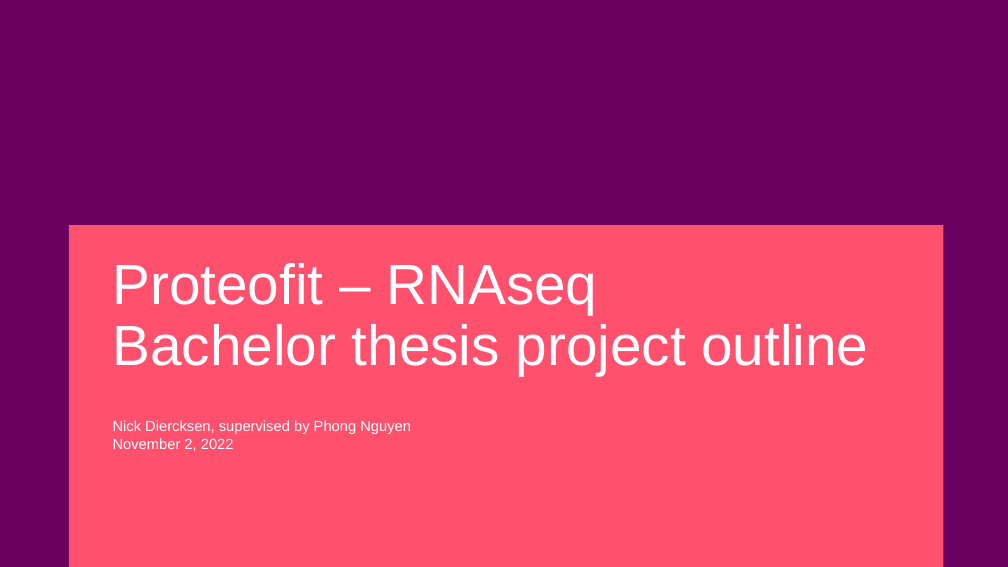
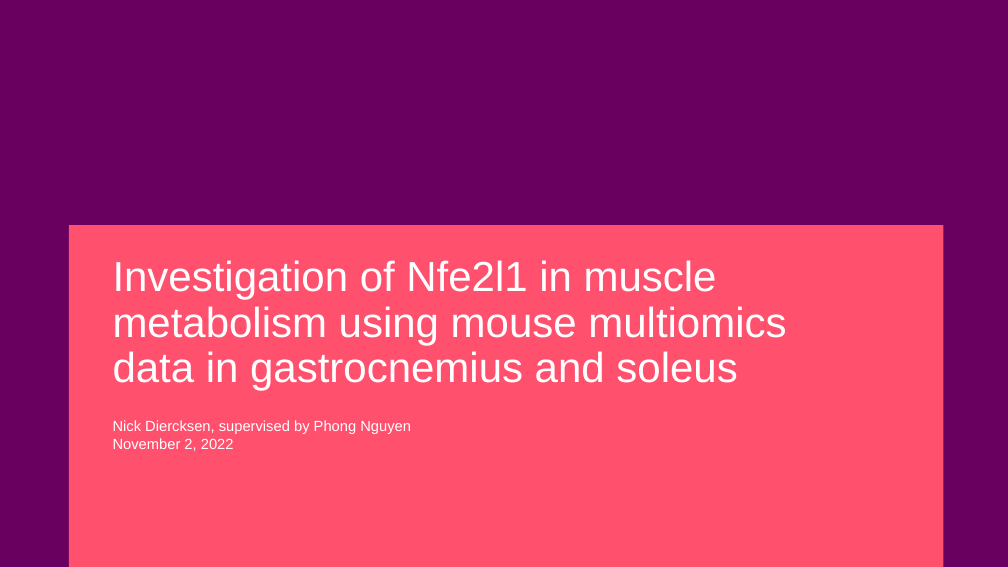
Before and after one commit to nkdst/proteofit, a slide deck: slide 1 of documents/221103_bachelor_outline.pptx. Drawn at 1008x567 pixels with LibreOffice and Linux fonts; fonts in the diff are those of the drawing; background and template pictures are left out. Boxes give left, top, right and bottom in pixels: in the first picture for what was removed or moved away, otherwise in the second. Text is boxed around its words. In the diff, an @@ line names an element or a change of style, - is before the commit and + after.

```diff
--- a/documents/221103_bachelor_outline.pptx
+++ b/documents/221103_bachelor_outline.pptx
@@ title at [113,260,786,390]: text changed; size 54 to 40 pt @@
-Proteofit – RNAseq
-Bachelor thesis project outline
+Investigation of Nfe2l1 in muscle metabolism using mouse multiomics data in gastrocnemius and soleus
```
Also in this commit, not shown: 5 other slides changed, 1 other file.
